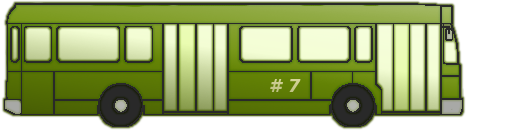
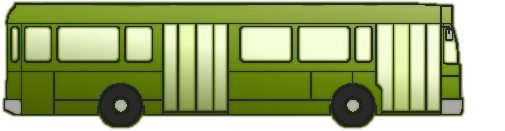
Layered file, before and after one edit (505x131). Changes by layer:
hid "# 7" over [270, 79, 301, 92]
